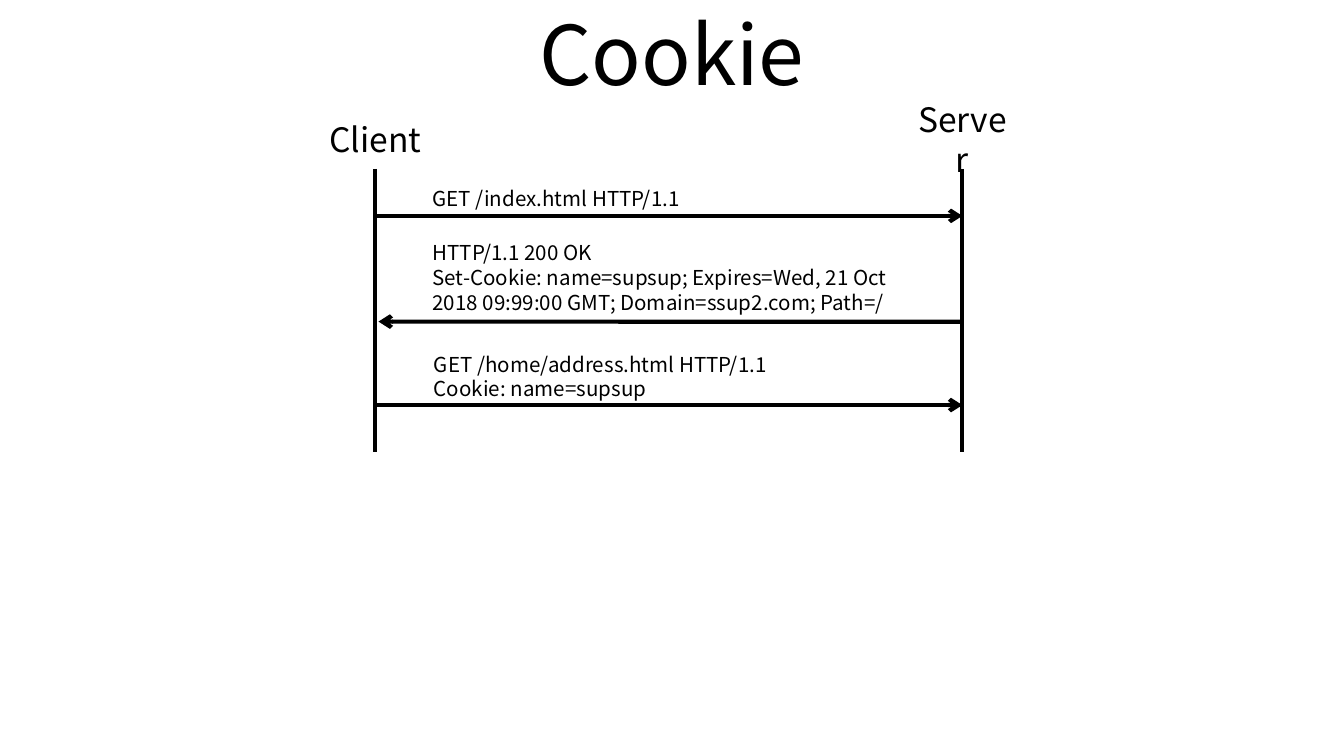
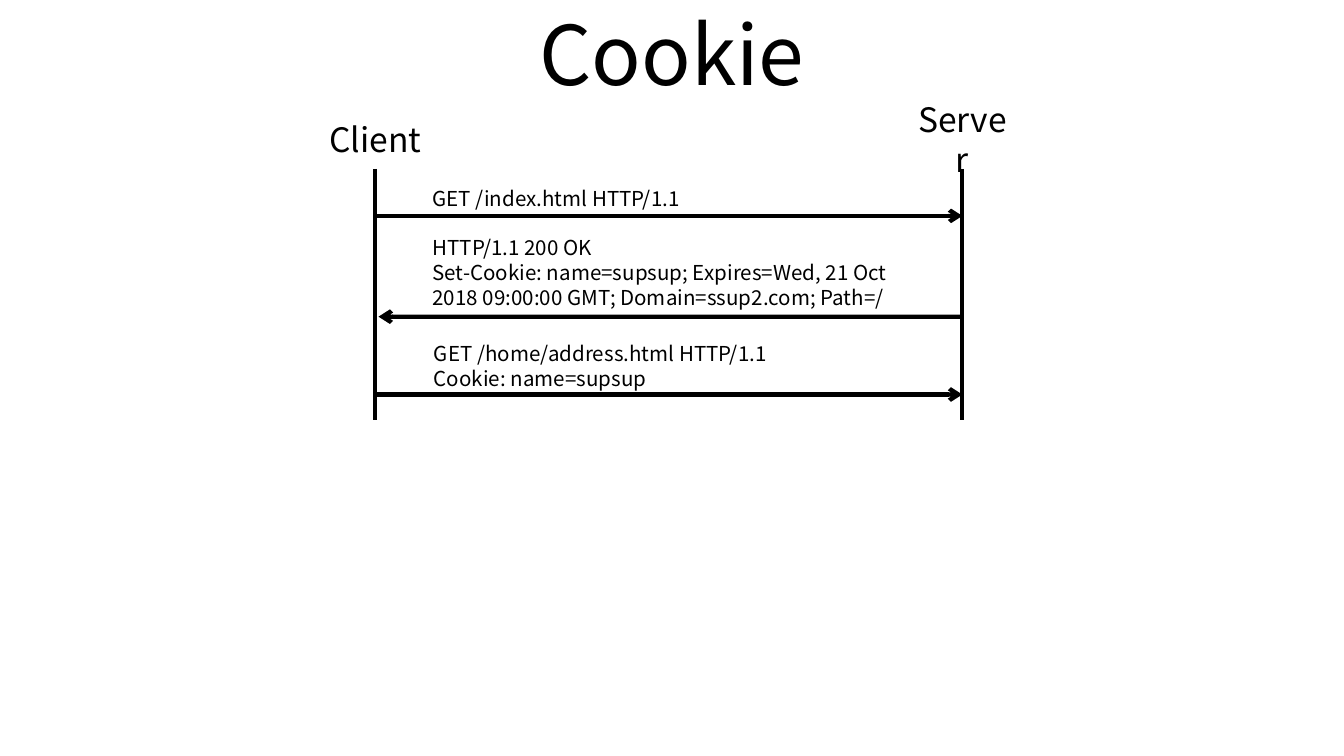
Before and after one commit to ssup2/blog-old, a slide deck: slide 1 of images/theory_analysis/HTTP_Cookie_Session/HTTP_Cookie_Session.pptx. Drawn at 1344x756 pixels with LibreOffice and Linux fonts; fonts in the diff are those of the drawing. Boxes give left, top, right and bottom in pixels: in the first picture for what was removed or moved away, otherwise in the second. Text is boxed around its words. In the diff, an @@ line names an element or a change of style, - is before the commit and + after.

Commit message:
Update HTTP Cookie Session

```diff
--- a/images/theory_analysis/HTTP_Cookie_Session/HTTP_Cookie_Session.pptx
+++ b/images/theory_analysis/HTTP_Cookie_Session/HTTP_Cookie_Session.pptx
@@ line moved from (375, 169) - (375, 452) to (375, 169) - (375, 421) @@
@@ line moved from (962, 169) - (962, 452) to (962, 169) - (962, 421) @@
@@ text at bbox=[432, 263, 886, 310]: text changed @@
-Set-Cookie: name=supsup; Expires=Wed, 21 Oct 2018 09:99:00 GMT; Domain=ssup2.com; Path=/
+Set-Cookie: name=supsup; Expires=Wed, 21 Oct 2018 09:00:00 GMT; Domain=ssup2.com; Path=/
@@ arrow moved from (962, 321) - (379, 321) to (962, 317) - (379, 317) @@
@@ text "GET /home/address.html HTTP/1.1": place and size @@
-text "GET /home/address.html HTTP/1.1" at bbox=[434, 355, 766, 401]
+text "GET /home/address.html HTTP/1.1" at bbox=[434, 344, 766, 391]
@@ arrow moved from (375, 405) - (962, 405) to (375, 395) - (962, 395) @@
```
Also in this commit, not shown: 1 other slide changed, 3 other files.
